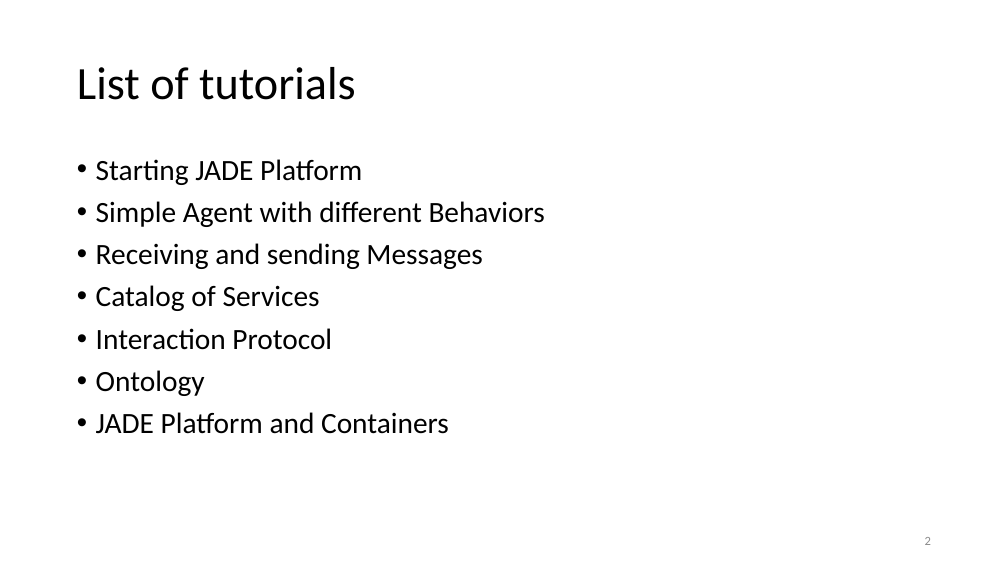
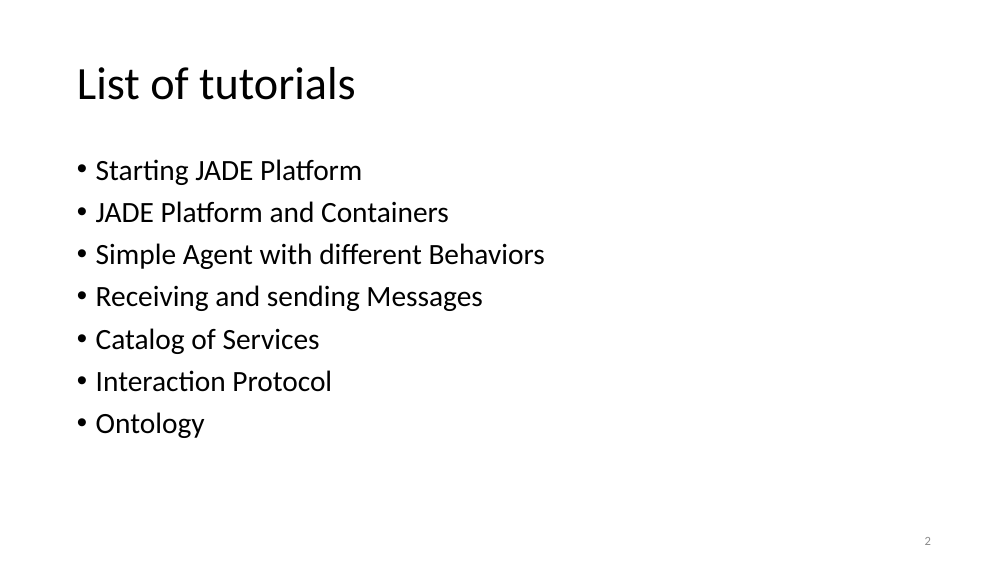
Before and after one commit to gseteamproject/tutorials, a slide deck: slide 2 of doc/Agent Programming with JADE.pptx. Drawn at 1008x567 pixels with LibreOffice and Linux fonts; fonts in the diff are those of the drawing. Boxes give left, top, right and bottom in pixels: in the first picture for what was removed or moved away, otherwise in the second. Text is boxed around its words. In the diff, an @@ line names an element or a change of style, - is before the commit and + after.

Commit message:
tutorial titles synchonized with packages

```diff
--- a/doc/Agent Programming with JADE.pptx
+++ b/doc/Agent Programming with JADE.pptx
@@ text at (x1=96, y1=201, x2=449, y2=223): paragraph added @@
+• JADE Platform and Containers
@@ text at (x1=96, y1=412, x2=449, y2=434): paragraph removed @@
-• JADE Platform and Containers
```
Also in this commit, not shown: 8 other slides changed.
